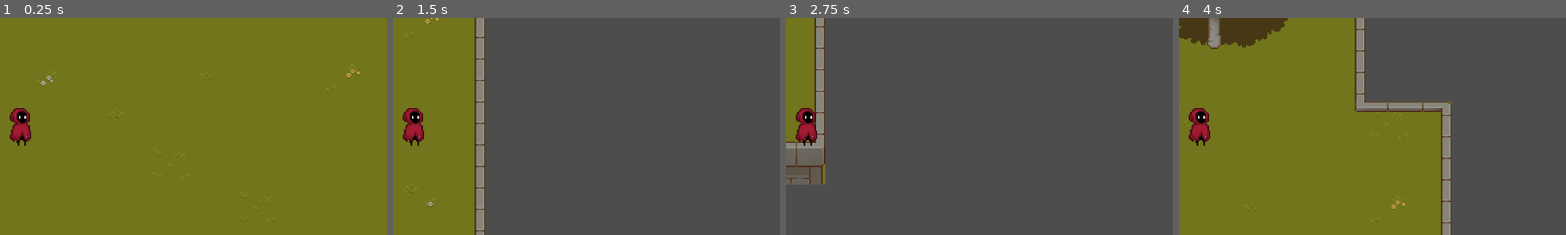
Above: before the commit, frames 1-4 (left to right).
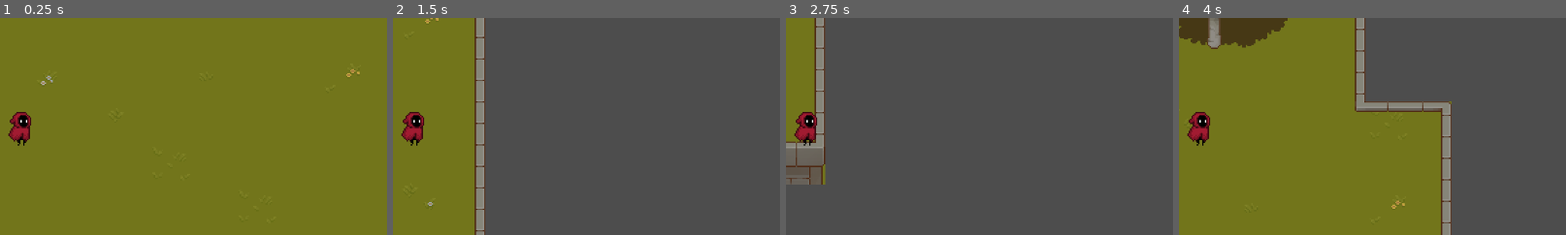
Above: after the commit, the same moments.

Repository: emilykrohn/Cast
Game: Godot game, scene res://Scenes/main.tscn
The game is run twice, just before and just after one commit, with the same random seed, the same clock (stepped at 60 frames per second) and the same inputs. The project has no main scene, so this scene is started directly.
Inputs:
- Up to frame 1 (0.25 s): no input
- Up to frame 2 (1.5 s): tap Enter at 0.5 s; hold Right (ui_right) 0.53-1.28 s; tap Space (ui_select) at 0.77 s; hold Down (ui_down) from 1.28 s (still down)
- Up to frame 3 (2.75 s): tap Space (ui_select) at 1.52, 2 s; release Down (ui_down) at 2.03 s; hold Right (ui_right) from 2.03 s (still down)
- Up to frame 4 (4 s): tap Enter at 2.75 s; release Right (ui_right) at 2.78 s; hold Up (ui_up) 2.78-3.53 s; tap Space (ui_select) at 3.02, 3.77 s; hold Left (ui_left) from 3.53 s (still down)
The pictures show only the part of the screen within x 47-97%, y 26-76%; the shares and areas given below are measured in that part.

The runs differ from the first frame. In frame 1, 0.5% of the frame differs, in the area x 2-9%, y 41-59%; in frame 2, 0.5%; in frame 3, 0.5%; in frame 4, 0.5%.

Commit message:
Create animation player component
Script plays or stops an animation

Diff:
--- a/Scenes/player.tscn
+++ b/Scenes/player.tscn
@@ -1,8 +1,9 @@
-[gd_scene load_steps=41 format=3 uid="uid://roupub5c17d0"]
+[gd_scene load_steps=42 format=3 uid="uid://roupub5c17d0"]
 
 [ext_resource type="Texture2D" uid="uid://4ni8oj2h6mos" path="res://Art/AnimationSheet_Character.png" id="1_8p0i3"]
 [ext_resource type="Script" path="res://Scripts/player.gd" id="1_kw68t"]
 [ext_resource type="Script" path="res://Scripts/Player/PlayerMovement.gd" id="3_74q8e"]
+[ext_resource type="Script" path="res://Scripts/AnimationPlayer.gd" id="4_y6i1v"]
 
 [sub_resource type="AtlasTexture" id="AtlasTexture_5v8yw"]
 atlas = ExtResource("1_8p0i3")
@@ -283,7 +284,7 @@
 
 [node name="AnimatedSprite2D" type="AnimatedSprite2D" parent="."]
 sprite_frames = SubResource("SpriteFrames_gkhjb")
-animation = &"attack"
+animation = &"walk"
 
 [node name="CollisionShape2D" type="CollisionShape2D" parent="."]
 position = Vector2(0, 2)
@@ -301,3 +302,7 @@
 [node name="PlayerMovement" type="Node" parent="."]
 unique_name_in_owner = true
 script = ExtResource("3_74q8e")
+
+[node name="AnimationPlayer" type="Node" parent="."]
+unique_name_in_owner = true
+script = ExtResource("4_y6i1v")
--- /dev/null
+++ b/Scripts/AnimationPlayer.gd
@@ -0,0 +1,9 @@
+extends Node
+
+@onready var _sprite = $"../AnimatedSprite2D"
+
+func play(animation):
+	_sprite.play(animation)
+
+func stop():
+	_sprite.stop()
